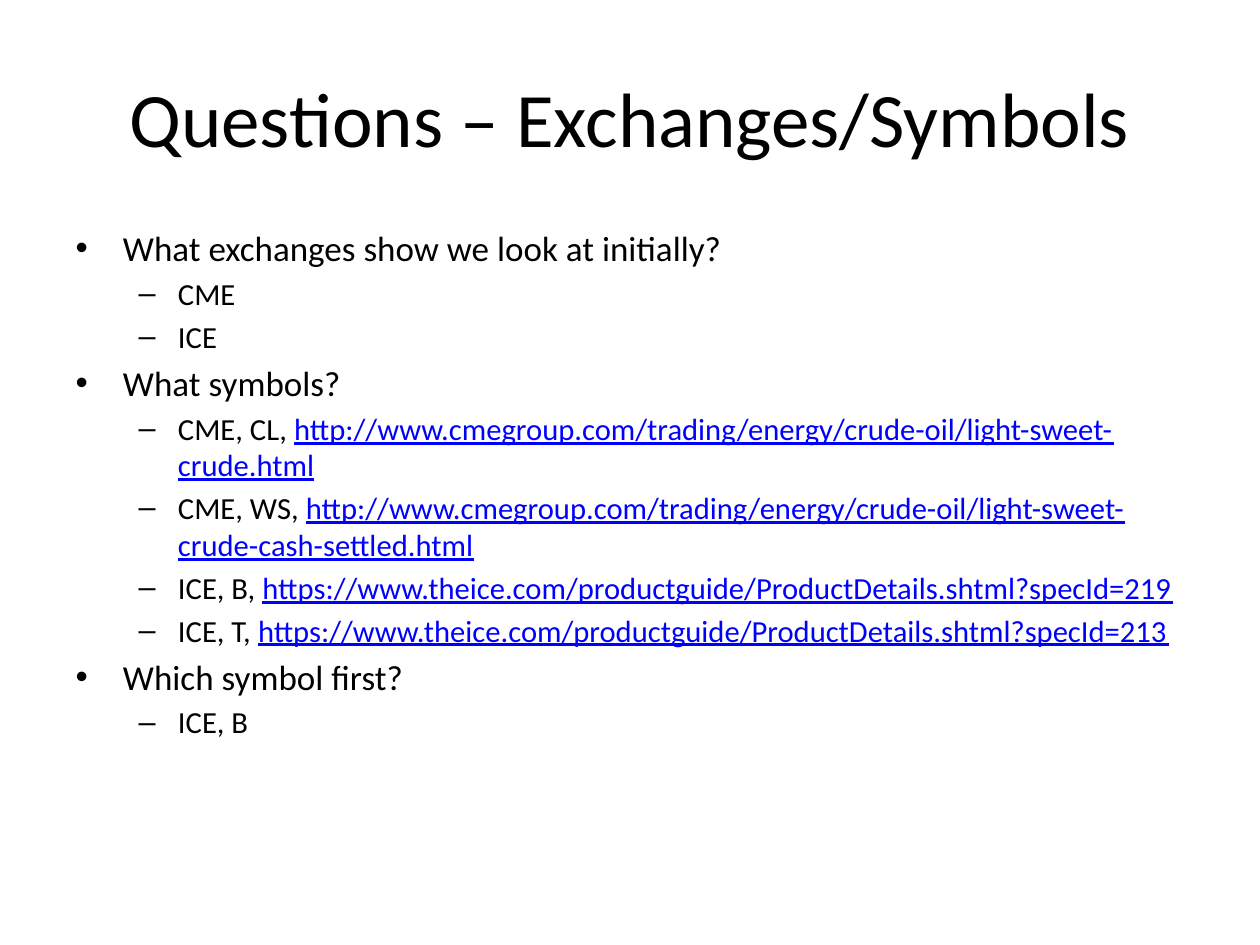
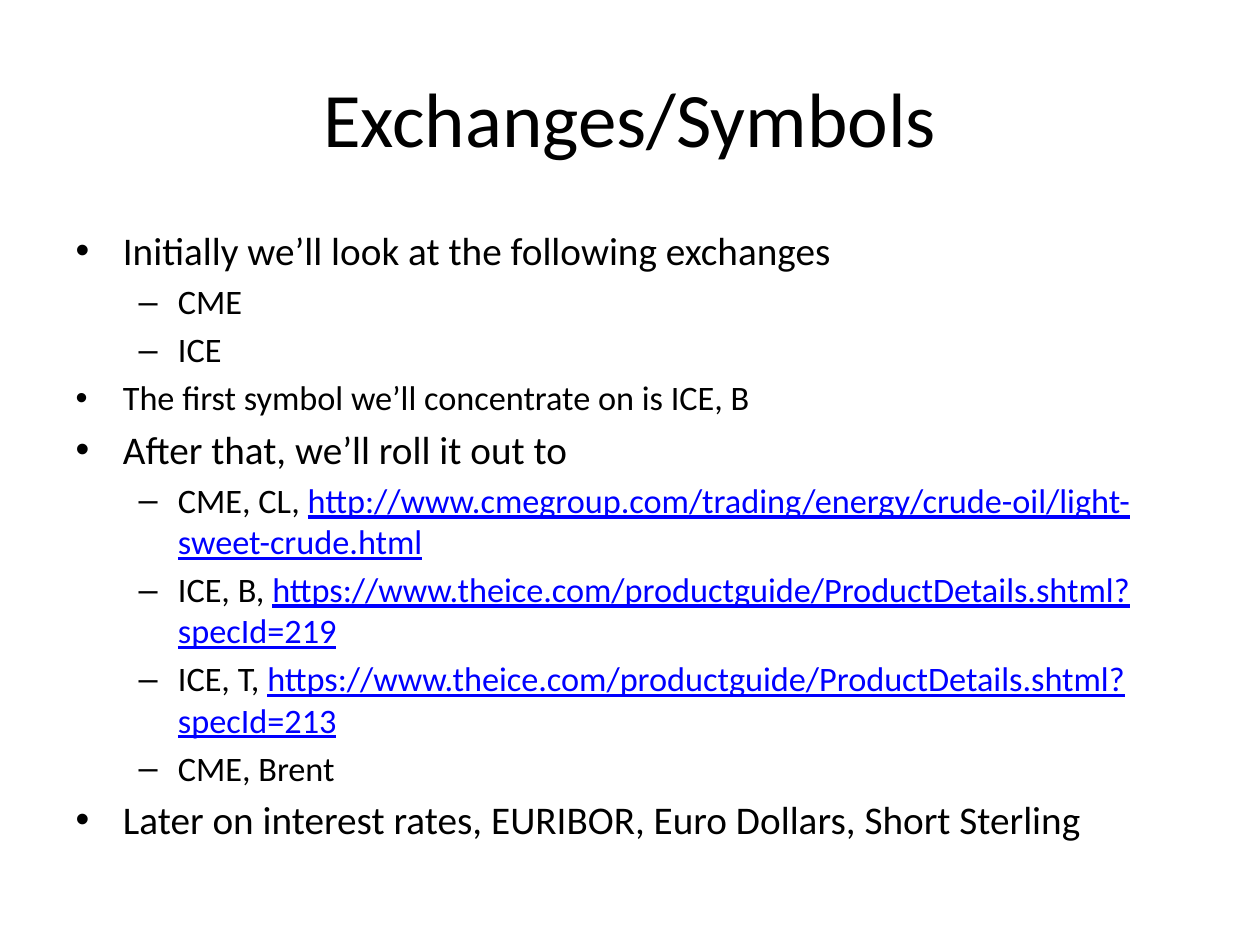
Before and after one commit to benofben/implier, a slide deck: slide 14 of doc/Implier - Arbitrage Examples.pptx. Drawn at 1260x945 pixels with LibreOffice and Linux fonts; fonts in the diff are those of the drawing. Boxes give left, top, right and bottom in pixels: in the first picture for what was removed or moved away, otherwise in the second. Text is boxed around its words. In the diff, an @@ line names an element or a change of style, - is before the commit and + after.

```diff
--- a/doc/Implier - Arbitrage Examples.pptx
+++ b/doc/Implier - Arbitrage Examples.pptx
@@ title at [323, 93, 936, 161]: text changed @@
-Questions – Exchanges/Symbols
+Exchanges/Symbols
@@ text at [123, 237, 830, 272]: text changed; size 20 to 22.4 pt @@
-• What exchanges show we look at initially?
+• Initially we’ll look at the following exchanges
@@ text at [178, 291, 1130, 739]: size 17.5 to 19.6 pt in "CME", "ICE", "CME, CL, http://www.cmegroup.com/trading/energy/crude-oil/li ...", "ICE, B, https://www.theice.com/productguide/ProductDetails.s ..." and 1 more places @@
@@ text at [123, 386, 750, 469]: text changed; size 20 to 19.6 pt @@
-• What symbols?
+  • The first symbol we’ll concentrate on is ICE, B
+• After that, we’ll roll it out to
@@ text at [178, 497, 1124, 561]: paragraph removed @@
-  – CME, WS, http://www.cmegroup.com/trading/energy/crude-oil/light-sweet-crude-cash-settled.html
@@ text at [123, 758, 1080, 841]: text changed; size 20 to 22.4 pt @@
-• Which symbol first?
-  – ICE, B
+  – CME, Brent
+• Later on interest rates, EURIBOR, Euro Dollars, Short Sterling
```
Also in this commit, not shown: 3 other slides changed.
